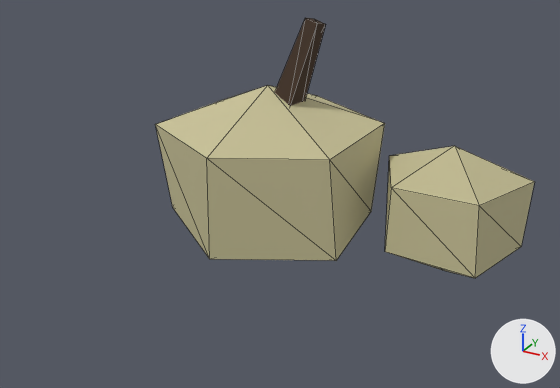
The glTF model src/assets/props/caral/caral_gourd_lod1.glb as it was, and as the next commit left it.
Camera for both pictures: a 50 mm lens placed at (0.432, -0.756, 0.45), pointed at (0.076, -0.109, 0.126). The lights are fixed; the arrows at lower right show +X, +Y and +Z. The first picture is the older version. Mesh edges are drawn as thin lines. Where no turn or scale is listed for an object, it has been applied to the vertices. Vertices at exactly the same position are counted once.

Names of what the first picture shows: 'GEO-Props_gourd_LOD1'.
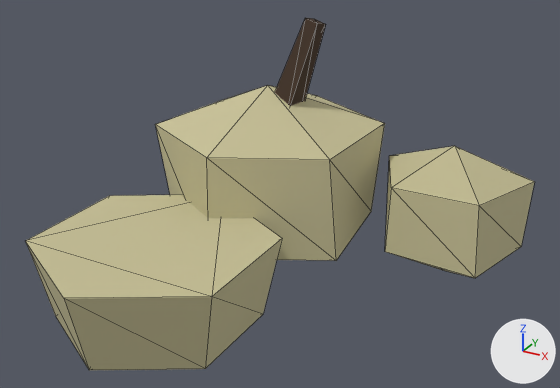
Where the newer file only moved an object's origin or applied its transform, the numbers keep the older frame.

Boxes [x1, y1, x2, y2] around the edits, measured in the pictures (560 x 388 px):
'GEO-Props_gourd_LOD1', reshaped (34% wider, 35% taller)
    before: [155, 18, 535, 278]
    after: [26, 18, 535, 370]
part 1 of me_geo_props_gourd_lod1, added (beige)
    after: [26, 195, 282, 370]

The edits, one by one:
me_geo_props_gourd_lod1 is used by ob_geo_props_gourd_lod1; location (0.0896, -0.001, 0.1388).
me_geo_props_gourd_lod1 had 34 vertices, 56 faces and spanned x -0.207..0.207, y -0.131..0.131, z -0.145..0.145.
me_geo_props_gourd_lod1 now has 46 vertices, 76 faces and spans x -0.222..0.207, y -0.329..0.131, z -0.145..0.145.
me_geo_props_gourd_lod1 part 1: a new loose piece, a 6-sided cut cone along z (radius 0.11 at the low end, 0.13 at the high end) spanning x -0.222..0.003, y -0.329..-0.069, z -0.139..-0.049, in mat_mat_arch_plasterwhite.
